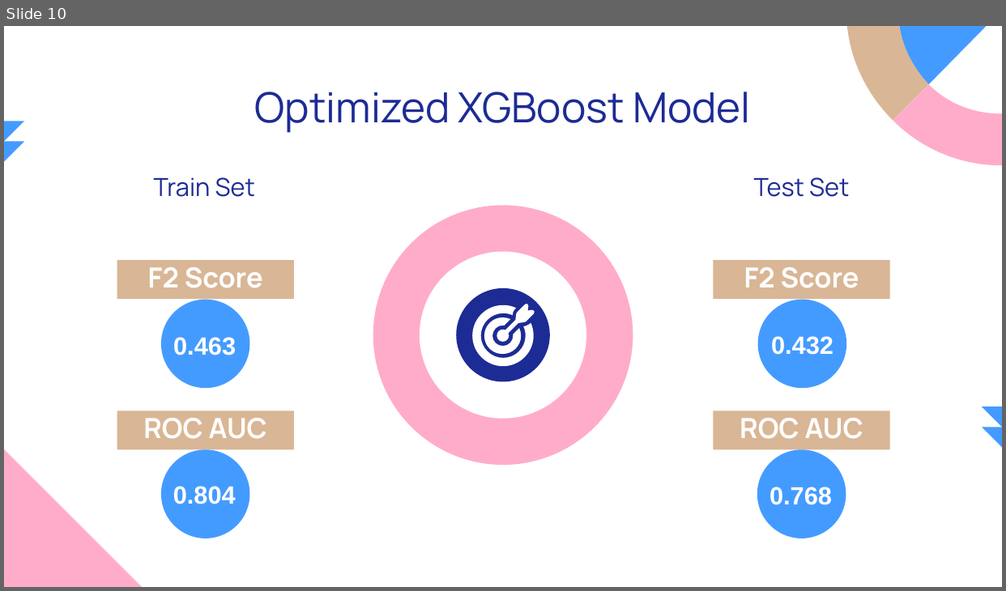
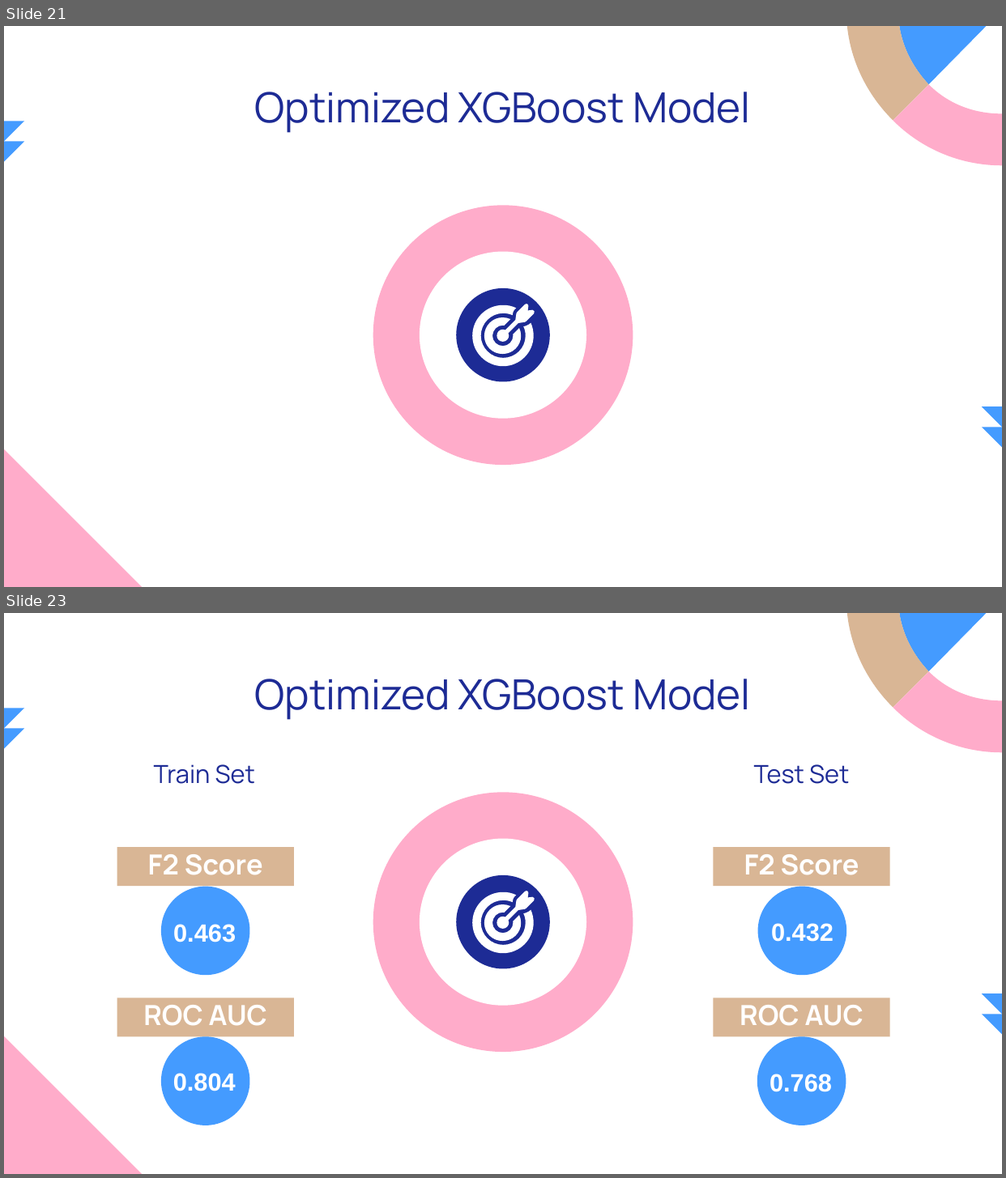
Before and after one commit to luongtruong77/classification-loan-default-risk-detection, a slide deck: Presentation.pptx. Shown one above the other, each under a label of ours: slide 10 before the commit, slides 21 and 23 after it; the slides between them are not shown. The pictures are 1006x591 and 1006x1178 pixels, drawn with LibreOffice and Linux fonts; fonts in the diff are those of the drawing. Boxes give left, top, right and bottom in pixels: in the first picture for what was removed or moved away, otherwise in the second. Text is boxed around its words. In the diff, an @@ line names an element or a change of style, - is before the commit and + after.

```diff
--- a/Presentation.pptx
+++ b/Presentation.pptx
@@ slide 21 added at [4,26,1002,587], background #FFFFFF; not listed: 8 template elements that a slide beside it also shows @@
@@ title added at [255,92,751,133], 30 pt, text #1D2B95 @@
+Optimized XGBoost Model
@@ ellipse added at [373,206,633,465], fill #FFACCA @@
@@ ellipse added at [420,251,586,418], fill #FFFFFF @@
@@ ellipse added at [456,288,550,382], fill #1D2B95 @@
@@ freeform shape added at [472,305,533,366], fill #FFFFFF @@
@@ freeform shape added at [497,305,536,343], fill #FFFFFF @@
@@ freeform shape added at [484,318,521,354], fill #FFFFFF @@
@@ what was slide 10 is now slide 23 @@
```
Also in this commit, not shown: 2 slides changed, 19 other slides added, 2 slides removed, 3 other files.
